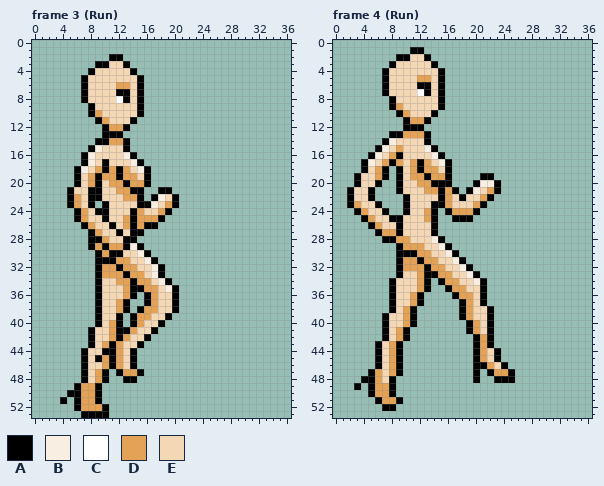
Pixel-art file -- Platformer/Assets/Images/Ase/Heroine.aseprite. Above: the version before the commit.
54x54 pixels, 34 frames. Shown: frame 3 (Run): x 0..36, y 0..53; frame 4 (Run): x 0..36, y 0..53. The commit also changed other frames, which this record leaves out.
Visible layers, top first: "Bonds/Factory", "Weapons/Magnum", "Arms", "Body".
Palette (. is transparent): A #000000  B #f8eee2  C #ffffff  D #e3a256  E #f4d7b5
Pixels before, frame 3 (Run), first column x 4:
 2 .......AA........
 3 .....AAEEA.......
 4 ....AEEEEEA......
 5 ...AEEEEEEEA.....
 6 ...AEEEEDDEA.....
 7 ...AEEEEAAEA.....
 8 ...AEEEECAEA.....
 9 ....AEEEEEEA.....
10 ....ADEEEEEA.....
11 .....ADEEEA......
12 ......ADDA.......
13 ......AAA........
14 .....AADDA.......
15 ....ABEEEA.......
16 ...ABEEEEBA......
17 ...ABEAEEEBA.....
18 ..ABEDADADEBA....
19 ..AEDADDADDEA....
20 ..AEDAEDDADDA....
21 .AEEAAEEDDAA..AA.
22 .ADEAAEEEDDA.ABEA
23 .ADEA.AEEEEAABEDA
24 ..ADEAAEEEADEEDA.
25 ..ADEEAEEDADDDA..
26 ...ADEEAEDADAA...
27 ....ADEEAEAA.....
28 ....AADEEAA......
29 ....ADADDABA.....
30 .....ADAAEEBA....
31 .....AAADDEEBA...
32 .....ADDADDEEBA..
33 .....ADDDADDEBA..
34 .....AEEDDADDEBA.
35 .....AEEEDAADDEBA
36 .....AEEEDA.ADEEA
37 .....AEEDA..ADEEA
38 .....AEEDA.ADDEEA
39 .....AEEA.ADDEEA.
40 .....AEDA.ADEEA..
41 ....AEEDAADEEA...
42 ....AEEDADEEA....
43 ....AEDADEEA.....
44 ...AEEAADEA......
45 ...AEADADEA......
46 ...AEEDADEA......
47 ...AEDA.ADDA.....
48 ...AEDA..AA......
49 ..ADDA...........
50 .AADDA...........
51 A.ADDA...........
52 ..ADDDA..........
53 ...AAAA..........
Pixels before, frame 4 (Run), first column x 2:
 1 .........AA.............
 2 .......AAEEA............
 3 ......AEEEEEA...........
 4 .....AEEEEEEEA..........
 5 .....AEEEEDDEA..........
 6 .....AEEEEAAEA..........
 7 .....AEEEECAEA..........
 8 ......AEEEEEEA..........
 9 ......ADEEEEEA..........
10 .......ADEEEA...........
11 ........ADDA............
12 ........AAA.............
13 ......AADDDA............
14 .....ABEEEEA............
15 ....ABEDEEEBA...........
16 ...ABEDAEEEEBA..........
17 ..ABEDADEDADEBA.........
18 ..AEDA.AEDADDEA.........
19 .AEEDA.AEDDADDA....AA...
20 .AEEA..AEEDDAAA...ABBA..
21 AEEA...AEEEDDADA.ABEDA..
22 AEEA....AEEEEADEAEEDA...
23 ADEEA...AEEEAADEEEDA....
24 .ADEEA..AEEDA.ADDDA.....
25 ..ADEEAAEEEDA..AAA......
26 ...ADEEAEEEEA...........
27 ....ADDAEEEEA...........
28 .....AADDEEEBA..........
29 .......ADDDEEBA.........
30 .......AAADDEEBA........
31 .......ADDADDEEBA.......
32 .......ADDDADDEEBA......
33 .......AEEDAADDEEBA.....
34 ......AEEEDA.ADDEEBA....
35 ......AEEEDA..ADDEEA....
36 ......AEEDA....ADDEA....
37 ......AEEDA.....ADEA....
38 ......AEDA......ADEEA...
39 .....AEEDA......ADEEA...
40 .....AEEDA.......ADEA...
41 .....AEDA........ADEA...
42 .....AEDA.........ADA...
43 ....AEDA..........ADA...
44 ....AEDA..........ADEA..
45 ....AEDA..........ADEA..
46 ....AEDA..........AADEA.
47 ...ADEDA..........A.ADDA
48 ..AADEA...........A..AAA
49 .A.ADDA.................
50 ...ADDA.................
51 ....ADDA................
52 .....AA.................
And afterwards:
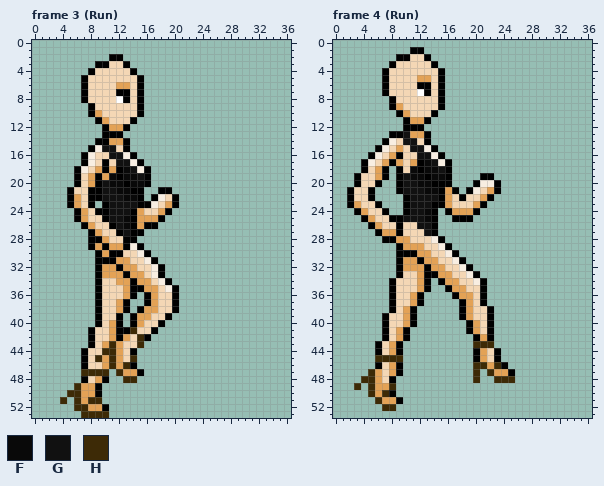
Colours new in this view: F #090909  G #111111  H #3d2a06
Difference:
layer "Outfits/Swimsuit" added
Frame 3 (Run), layer "Outfits/Swimsuit":
y 15: x 10..11 EE -> GG
y 16: x 11..12 EE -> GG
y 17: x 12..13 EE -> GG
y 18: x 13..14 DE -> FG
y 19: x 11 D -> F; x 13..15 DDE -> FFG
y 20: x 10..12 EDD -> GFF; x 14..15 DD -> FF
y 21: x 10..13 EEDD -> GGFF
y 22: x 10..14 EEEDD -> GGGFF
y 23: x 11..14 EEEE -> GGGG
y 24: x 11..13 EEE -> GGG
y 25: x 11..13 EED -> GGF
y 26: x 12..13 ED -> GF
y 27: x 13 E -> G
y 41: x 14 D -> H
y 42: x 15 E -> H
y 43: x 11 A -> H; x 15 A -> H
y 44: x 10..11 AA -> HH
y 45: x 9 A -> H; x 11 A -> H; x 14 A -> H
y 46: x 11 A -> H; x 13 E -> H
y 47: x 7..10 AEDA -> HHHH; x 12 A -> H
y 48: x 13..14 AA -> HH
y 49: x 6 A -> H
y 50: x 5..6 AA -> HH
y 51: x 4 A -> H; x 6 A -> H; x 8..9 DA -> HH
y 52: x 6..7 AD -> HH
y 53: x 7..10 AAAA -> HHHH
Frame 4 (Run), layer "Outfits/Swimsuit":
y 13: x 10 D -> G
y 14: x 10..11 EE -> GG
y 15: x 11..12 EE -> GG
y 16: x 12..13 EE -> GG
y 17: x 13..14 DE -> FG
y 18: x 11 D -> F; x 13..15 DDE -> FFG
y 19: x 10..12 EDD -> GFF; x 14..15 DD -> FF
y 20: x 10..13 EEDD -> GGFF
y 21: x 10..14 EEEDD -> GGGFF
y 22: x 11..14 EEEE -> GGGG
y 23: x 11..13 EEE -> GGG
y 24: x 11..13 EED -> GGF
y 25: x 10..13 EEED -> GGGF
y 26: x 12..13 EE -> GG
y 27: x 13 E -> G
y 43: x 20..22 ADA -> HHH
y 45: x 6..9 AEDA -> HHHH
y 46: x 20..21 AA -> HH; x 23 E -> H
y 47: x 5 A -> H; x 20 A -> H; x 22 A -> H
y 48: x 4..5 AA -> HH; x 20 A -> H; x 23..25 AAA -> HHH
y 49: x 3 A -> H; x 5 A -> H; x 8 A -> H
y 50: x 5 A -> H; x 7 D -> H
y 51: x 6 A -> H
y 52: x 7..8 AA -> HH
